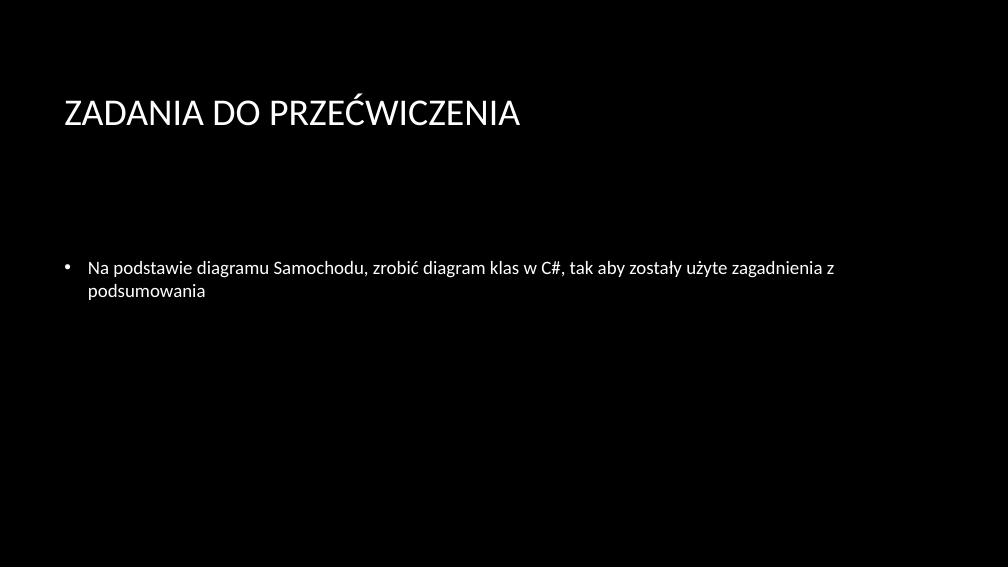
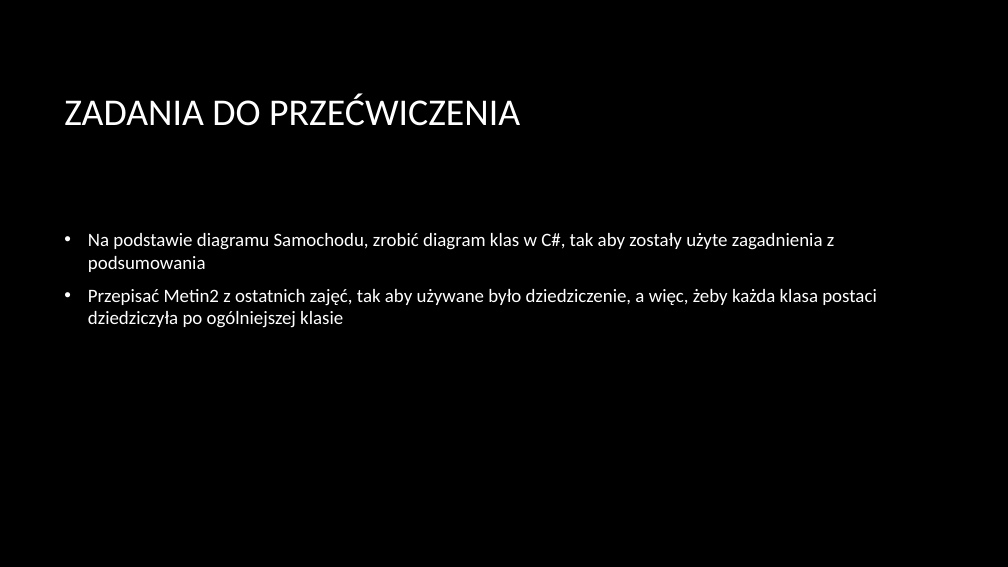
Before and after one commit to maciekak/KoloCKratka, a slide deck: slide 16 of Zajecia3/Zajęcia 3.pptx. Drawn at 1008x567 pixels with LibreOffice and Linux fonts; fonts in the diff are those of the drawing; background and template pictures are left out. Boxes give left, top, right and bottom in pixels: in the first picture for what was removed or moved away, otherwise in the second. Text is boxed around its words. In the diff, an @@ line names an element or a change of style, - is before the commit and + after.

Commit message:
Modified presentation

```diff
--- a/Zajecia3/Zajęcia 3.pptx
+++ b/Zajecia3/Zajęcia 3.pptx
@@ text at (88, 289, 877, 328): paragraph added @@
+• Przepisać Metin2 z ostatnich zajęć, tak aby używane było dziedziczenie, a więc, żeby każda klasa postaci dziedziczyła po ogólniejszej klasie
```
Also in this commit, not shown: 1 slide added.
